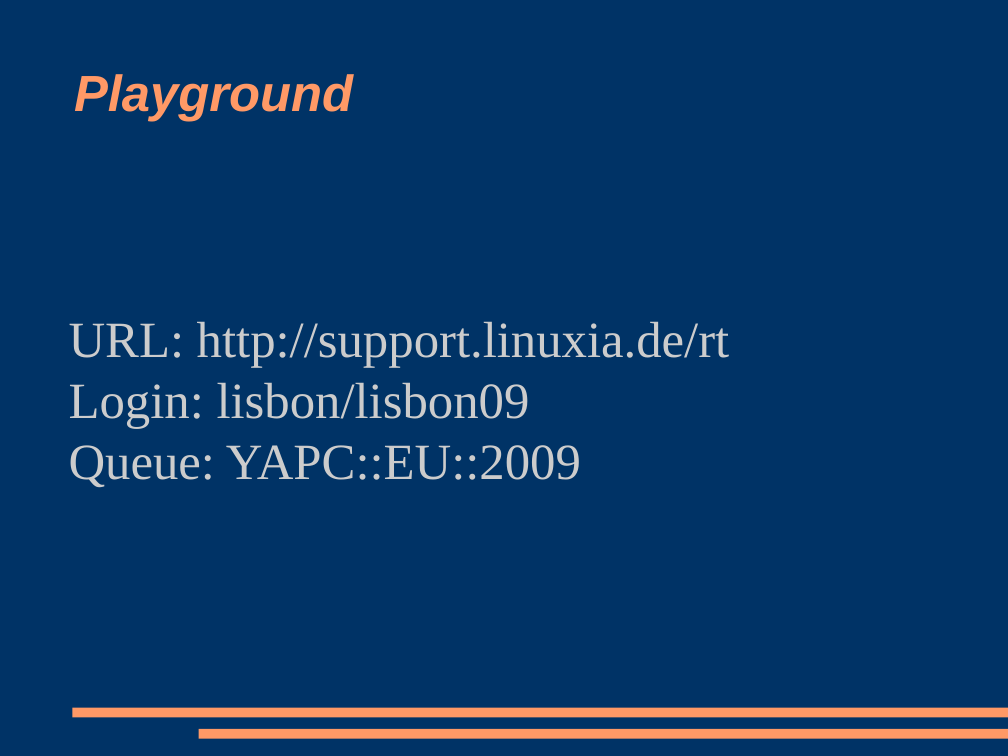
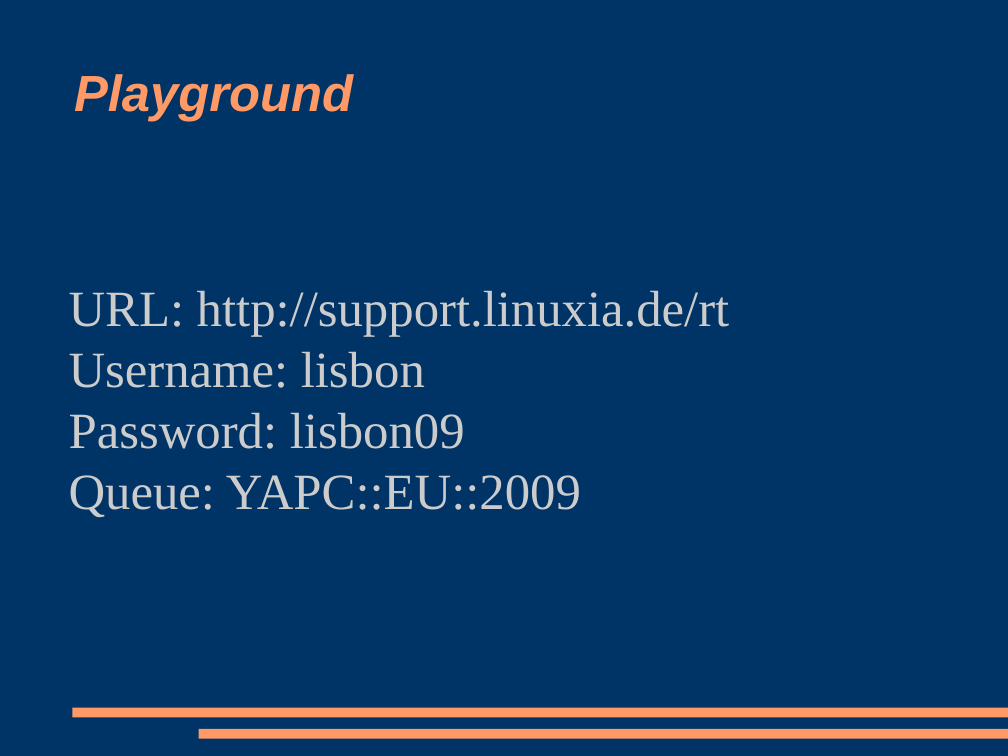
Before and after one commit to racke/Presentations, a slide deck: slide 6 of yapc2009/rt38.odp. Drawn at 1008x756 pixels with LibreOffice and Linux fonts; fonts in the diff are those of the drawing. Boxes give left, top, right and bottom in pixels: in the first picture for what was removed or moved away, otherwise in the second. Text is boxed around its words. In the diff, an @@ line names an element or a change of style, - is before the commit and + after.

```diff
--- a/yapc2009/rt38.odp
+++ b/yapc2009/rt38.odp
@@ subtitle at [69,351,465,449]: text changed @@
-Login: lisbon/lisbon09
+Username: lisbon
+Password: lisbon09
```
Also in this commit, not shown: 1 other slide changed, 1 slide added, 1 other file.
